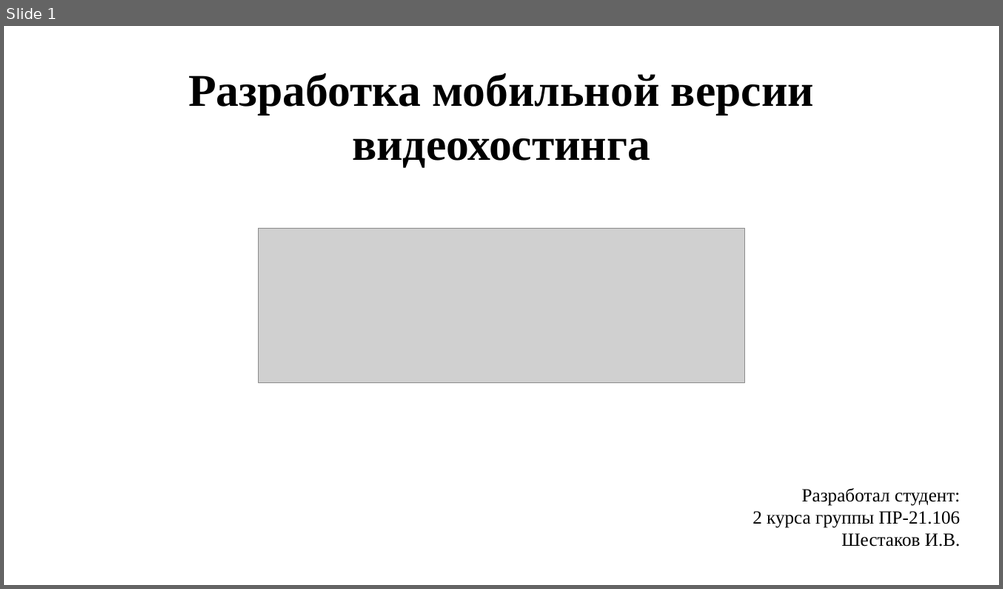
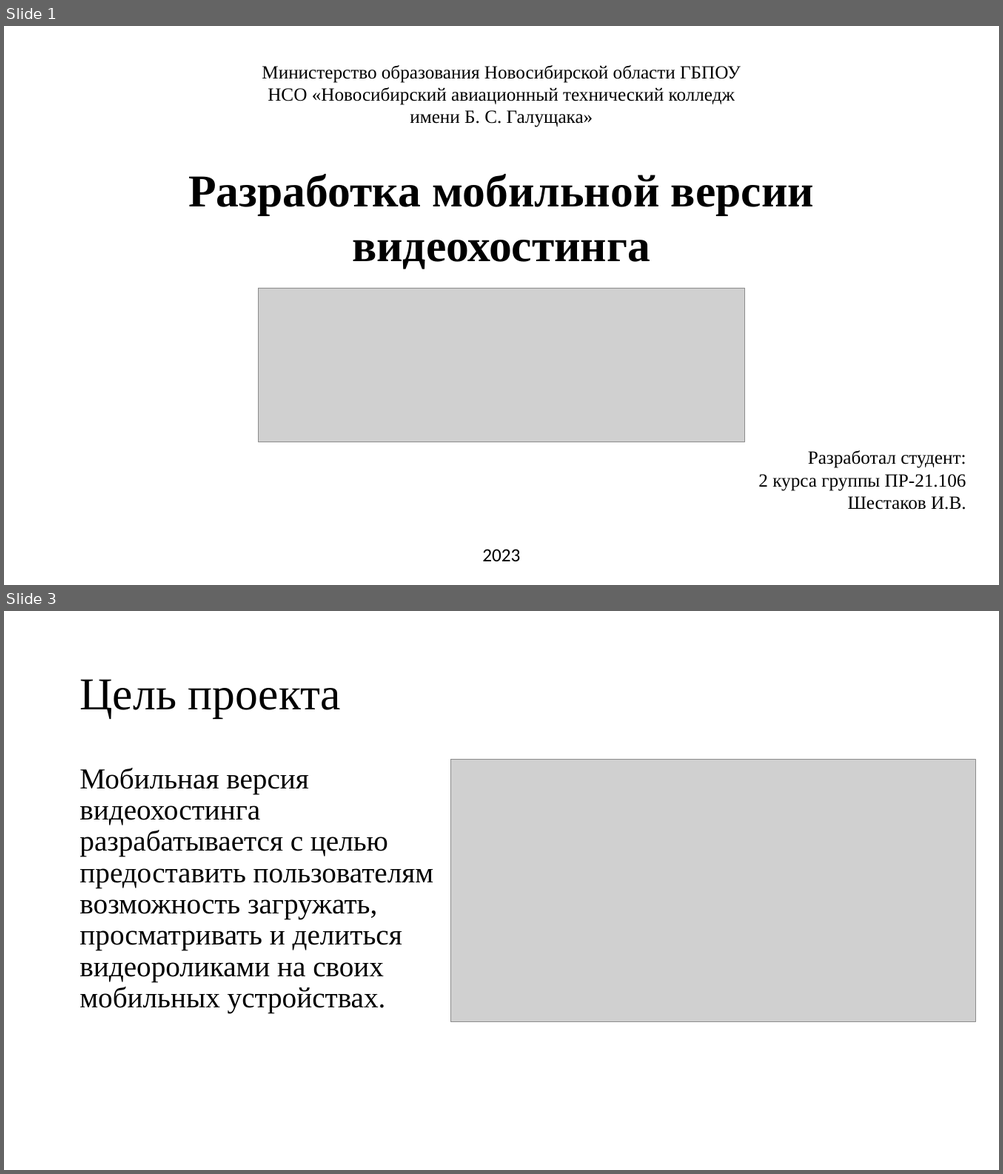
Before and after one commit to Shivronin/Cursa4, a slide deck: Презентация.pptx. Shown one above the other, each under a label of ours: slide 1 before the commit, slides 1 and 3 after it; the slides between them are not shown. The pictures are 1003x589 and 1003x1174 pixels, drawn with LibreOffice and Linux fonts; fonts in the diff are those of the drawing; grey boxes stand for pictures. Boxes give left, top, right and bottom in pixels: in the first picture for what was removed or moved away, otherwise in the second. Text is boxed around its words. In the diff, an @@ line names an element or a change of style, - is before the commit and + after.

```diff
--- a/Презентация.pptx
+++ b/Презентация.pptx
@@ slide 3 added at bbox=[4, 611, 999, 1170], background #FFFFFF @@
@@ title added at bbox=[79, 679, 341, 718], 44 pt, text #000000 @@
+Цель проекта
@@ picture added at bbox=[451, 760, 976, 1022] @@
@@ text added at bbox=[79, 768, 433, 1014], 28 pt, text #000000 @@
+Мобильная версия видеохостинга разрабатывается с целью предоставить пользователям возможность загружать, просматривать и делиться видеороликами на своих мобильных устройствах.
@@ slide 1 changed as well @@
@@ text added at bbox=[262, 65, 740, 127], 18 pt, text #000000 @@
+Министерство образования Новосибирской области ГБПОУ НСО «Новосибирский авиационный технический колледж имени Б. С. Галущака»
@@ text "Разработка мобильной версии видеохостинга": place and size @@
-text "Разработка мобильной версии видеохостинга" at bbox=[188, 73, 814, 168]
+text "Разработка мобильной версии видеохостинга" at bbox=[188, 174, 814, 269]
@@ picture: place and size @@
-picture at bbox=[259, 229, 745, 383]
+picture at bbox=[259, 289, 745, 443]
@@ text "Разработал студент:": place and size @@
-text "Разработал студент:" at bbox=[752, 488, 960, 547]
+text "Разработал студент:" at bbox=[758, 451, 966, 510]
@@ text added at bbox=[482, 549, 520, 562], 18 pt, text #000000 @@
+2023
```
Also in this commit, not shown: 4 other slides changed, 2 other slides added, 6 slides removed, 1 other file.
